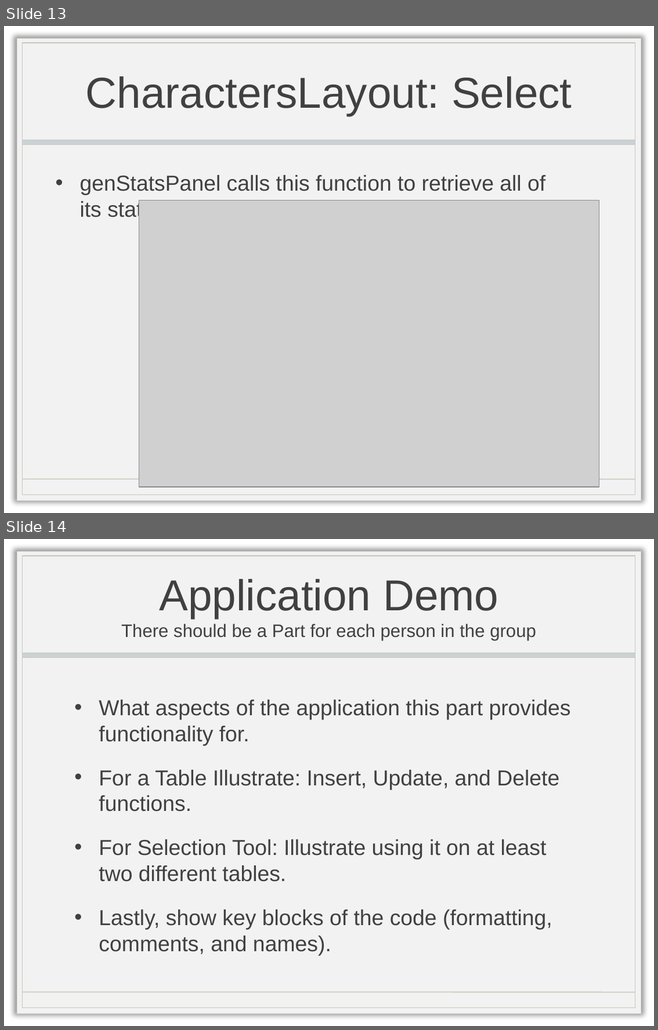
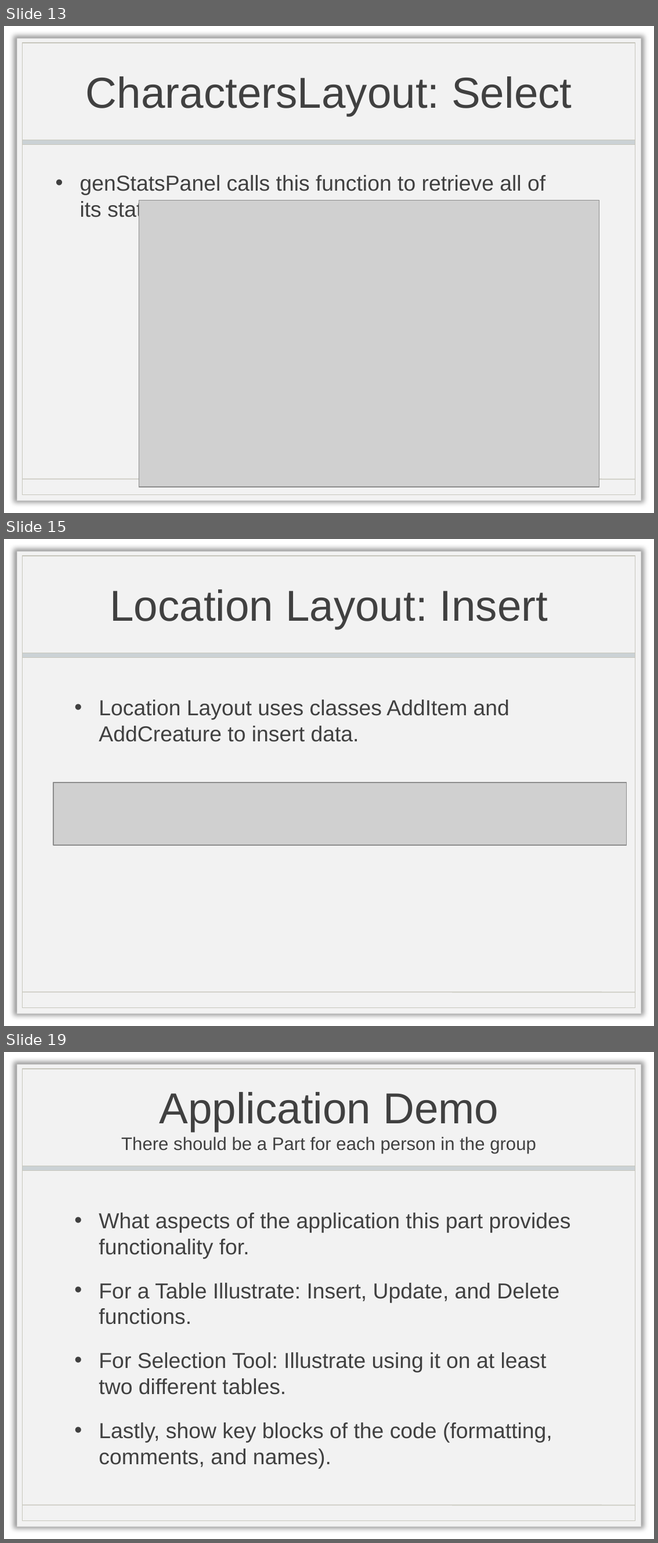
Before and after one commit to IsabellaBoone/Database-Visualizer, a slide deck: Presentation.pptx. Shown one above the other, each under a label of ours: slides 13 and 14 before the commit, slides 13, 15 and 19 after it; the slides between them are not shown. The pictures are 658x1030 and 658x1543 pixels, drawn with LibreOffice and Linux fonts; fonts in the diff are those of the drawing; grey boxes stand for pictures; background and template pictures are left out. Boxes give left, top, right and bottom in pixels: in the first picture for what was removed or moved away, otherwise in the second. Text is boxed around its words. In the diff, an @@ line names an element or a change of style, - is before the commit and + after.

```diff
--- a/Presentation.pptx
+++ b/Presentation.pptx
@@ slide 15 added at <box>4,539,654,1026</box>, background picture (left out); not listed: 4 template elements that a slide beside it also shows @@
@@ title added at <box>110,589,548,629</box>, 48 pt, text #404040 @@
+Location Layout: Insert
@@ text added at <box>99,700,509,742</box>, 24 pt, text #404040 @@
+• Location Layout uses classes AddItem and AddCreature to insert data.
@@ picture added at <box>53,783,626,846</box> @@
@@ what was slide 14 is now slide 19 @@
```
Also in this commit, not shown: 4 other slides added.
